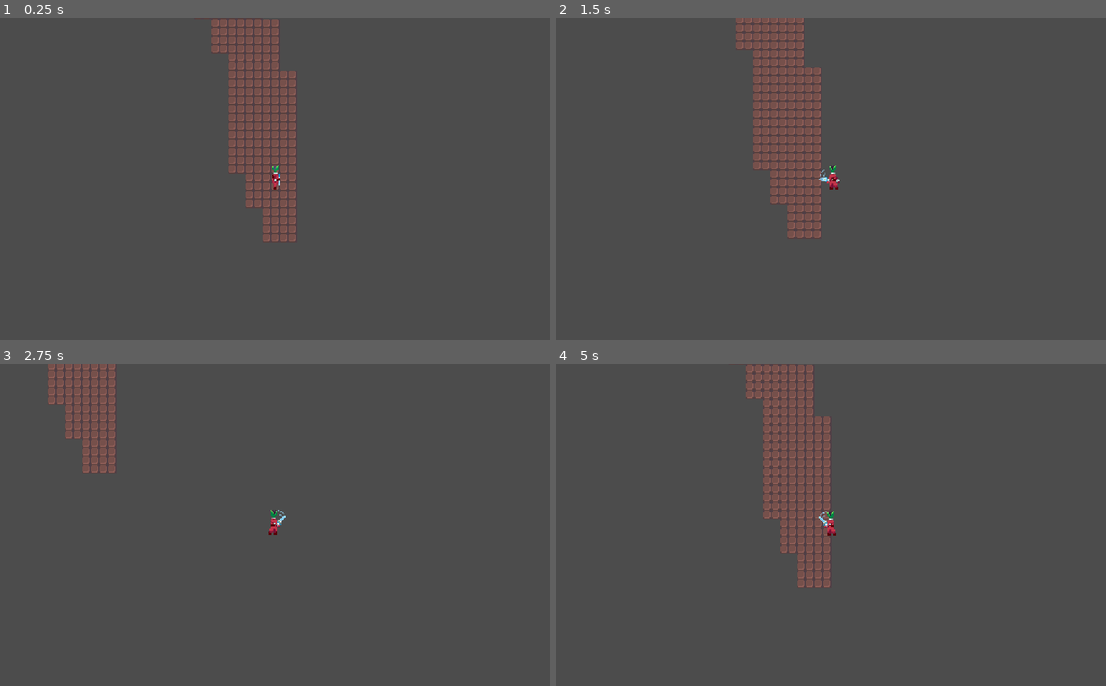
Above: before the commit, frames 1-4 (two rows, left to right).
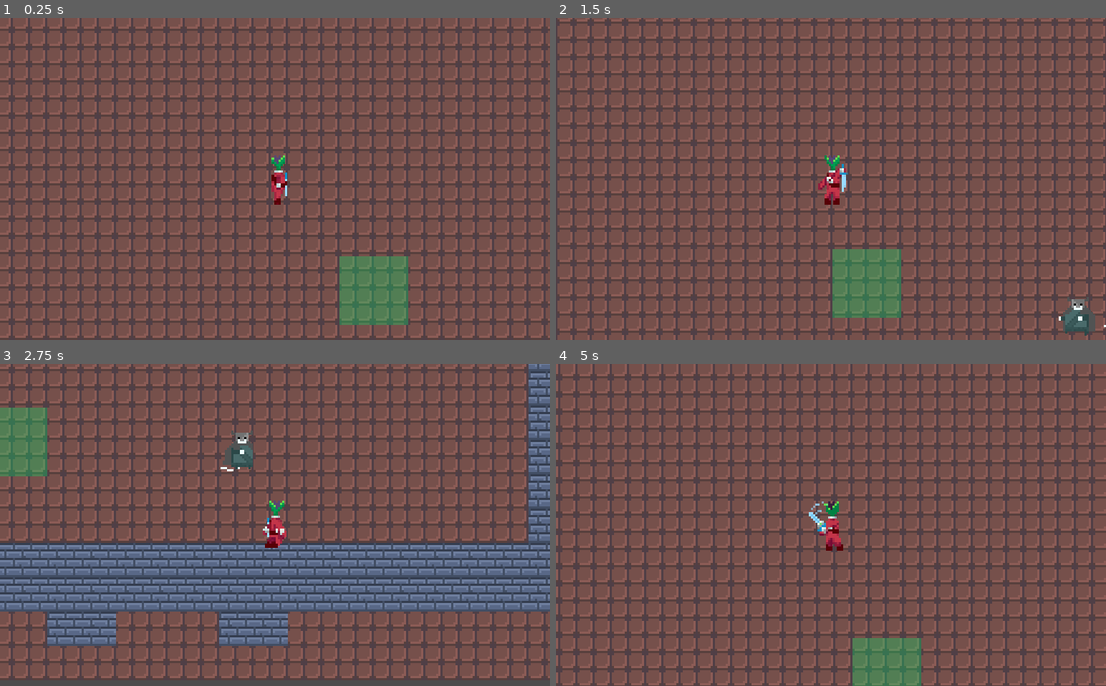
Above: after the commit, the same moments.

Repository: aayushrh/pikmin-Idea
Game: Godot game, scene res://World/World.tscn
Two runs of this game, one before a commit and one after it. Both use one fixed random seed, a clock stepped at 60 frames per second and the inputs below. Before the commit the project starts from res://World/Node2D.tscn.
Inputs (mouse positions are in pixels of both pictures, inside the frame that each line leads up to):
- Up to frame 1 (0.25 s): no input
- Up to frame 2 (1.5 s): tap Enter at 0.5 s; move the mouse to (952, 162) at 0.52 s; hold D (game_right) 0.53-1.28 s; click (952, 162) at 0.6 s; move the mouse to (721, 195) at 1.27 s; hold S (game_down) from 1.28 s (still down); click (721, 195) at 1.35 s
- Up to frame 3 (2.75 s): move the mouse to (330, 454) at 2.02 s; release S (game_down) at 2.03 s; hold D (game_right) from 2.03 s (still down); tap Space (dash) at 2.1 s; click (330, 454) at 2.3 s
- Up to frame 4 (5 s): move the mouse to (803, 589) at 2.77 s; release D (game_right) at 2.78 s; hold W (game_up) 2.78-3.53 s; right-click (803, 589) at 2.85 s; click (803, 589) at 3.05 s; move the mouse to (996, 573) at 3.52 s; hold A (game_left) from 3.53 s (still down); tap - (zoom_in) at 3.6 s; click (996, 573) at 3.8 s; move the mouse to (666, 476) at 4.27 s; tap = (zoom_out) at 4.35 s; click (666, 476) at 4.55 s

The runs differ from the first frame. In frame 1, 69% of the frame differs, in the area x 0-100%, y 0-100%; in frame 2, 68%; in frame 3, 65%; in frame 4, 70%.

Commit message:
Update enemy sprite

Diff:
--- a/Enemy.gd
+++ b/Enemy.gd
@@ -11,8 +11,6 @@
 export(float) var FRICTION = 0.9
 export(int) var MAX_SPEED = 1000
 
-onready var aTree = $AnimationTree
-onready var state = aTree["parameters/playback"]
 
 func _ready():
 	startingPoint = global_position
@@ -24,9 +22,7 @@
 		input_vector = input_vector.normalized()
 
 		if(input_vector != Vector2.ZERO):
-			state.travel("Run")
-			aTree.set("parameters/Idle/blend_position", input_vector)
-			aTree.set("parameters/Run/blend_position", input_vector)
+			$AnimatedSprite.animation = "run"
 			velocity += input_vector * ACCELERATION * delta
 			velocity.clamped(MAX_SPEED)
 
@@ -37,13 +33,16 @@
 
 		var input = -(global_position - wanderPoint).normalized()
 
-		state.travel("Run")
-		aTree.set("parameters/Idle/blend_position", input)
-		aTree.set("parameters/Run/blend_position", input)
+		$AnimatedSprite.animation = "run"
 
 		velocity += input * ACCELERATION * delta
 		velocity.clamped(MAX_SPEED)
 		velocity *= FRICTION
+
+	if velocity.x < 0:
+		scale.x =  -1
+	else:
+		scale.x = 1
 
 	$Pivot.rotation_degrees = atan2(velocity.y, velocity.x) * 180/PI + 90
 
--- a/Enemy.tscn
+++ b/Enemy.tscn
@@ -1,440 +1,216 @@
-[gd_scene load_steps=37 format=2]
+[gd_scene load_steps=48 format=2]
 
 [ext_resource path="res://Enemy.gd" type="Script" id=1]
-[ext_resource path="res://Art/Champions/Arthax.png" type="Texture" id=2]
-
-[sub_resource type="Animation" id=37]
-resource_name = "Attack_Down"
-length = 0.5
-tracks/0/type = "value"
-tracks/0/path = NodePath("Sprite:frame")
-tracks/0/interp = 1
-tracks/0/loop_wrap = true
-tracks/0/imported = false
-tracks/0/enabled = true
-tracks/0/keys = {
-"times": PoolRealArray( 0, 0.1, 0.2, 0.3, 0.4 ),
-"transitions": PoolRealArray( 1, 1, 1, 1, 1 ),
-"update": 1,
-"values": [ 20, 21, 22, 23, 24 ]
-}
-tracks/1/type = "value"
-tracks/1/path = NodePath("Pivot:rotation_degrees")
-tracks/1/interp = 1
-tracks/1/loop_wrap = true
-tracks/1/imported = false
-tracks/1/enabled = true
-tracks/1/keys = {
-"times": PoolRealArray( 0 ),
-"transitions": PoolRealArray( 1 ),
-"update": 1,
-"values": [ 0.0 ]
-}
-tracks/2/type = "value"
-tracks/2/path = NodePath("Pivot/Hitbox/CollisionShape2D:disabled")
-tracks/2/interp = 1
-tracks/2/loop_wrap = true
-tracks/2/imported = false
-tracks/2/enabled = true
-tracks/2/keys = {
-"times": PoolRealArray( 0, 0.5 ),
-"transitions": PoolRealArray( 1, 1 ),
-"update": 1,
-"values": [ false, true ]
-}
-
-[sub_resource type="Animation" id=38]
-resource_name = "Attack_Left"
-length = 0.5
-tracks/0/type = "value"
-tracks/0/path = NodePath("Sprite:frame")
-tracks/0/interp = 1
-tracks/0/loop_wrap = true
-tracks/0/imported = false
-tracks/0/enabled = true
-tracks/0/keys = {
-"times": PoolRealArray( 0, 0.1, 0.2, 0.3, 0.4 ),
-"transitions": PoolRealArray( 1, 1, 1, 1, 1 ),
-"update": 1,
-"values": [ 35, 36, 37, 38, 39 ]
-}
-tracks/1/type = "value"
-tracks/1/path = NodePath("Pivot:rotation_degrees")
-tracks/1/interp = 1
-tracks/1/loop_wrap = true
-tracks/1/imported = false
-tracks/1/enabled = true
-tracks/1/keys = {
-"times": PoolRealArray( 0 ),
-"transitions": PoolRealArray( 1 ),
-"update": 1,
-"values": [ 90.0 ]
-}
-tracks/2/type = "value"
-tracks/2/path = NodePath("Pivot/Hitbox/CollisionShape2D:disabled")
-tracks/2/interp = 1
-tracks/2/loop_wrap = true
-tracks/2/imported = false
-tracks/2/enabled = true
-tracks/2/keys = {
-"times": PoolRealArray( 0, 0.5 ),
-"transitions": PoolRealArray( 1, 1 ),
-"update": 1,
-"values": [ false, true ]
-}
-
-[sub_resource type="Animation" id=39]
-resource_name = "Attack_Right"
-length = 0.5
-tracks/0/type = "value"
-tracks/0/path = NodePath("Sprite:frame")
-tracks/0/interp = 1
-tracks/0/loop_wrap = true
-tracks/0/imported = false
-tracks/0/enabled = true
-tracks/0/keys = {
-"times": PoolRealArray( 0, 0.1, 0.2, 0.3, 0.4 ),
-"transitions": PoolRealArray( 1, 1, 1, 1, 1 ),
-"update": 1,
-"values": [ 30, 31, 32, 33, 34 ]
-}
-tracks/1/type = "value"
-tracks/1/path = NodePath("Pivot:rotation_degrees")
-tracks/1/interp = 1
-tracks/1/loop_wrap = true
-tracks/1/imported = false
-tracks/1/enabled = true
-tracks/1/keys = {
-"times": PoolRealArray( 0 ),
-"transitions": PoolRealArray( 1 ),
-"update": 1,
-"values": [ -90.0 ]
-}
-tracks/2/type = "value"
-tracks/2/path = NodePath("Pivot/Hitbox/CollisionShape2D:disabled")
-tracks/2/interp = 1
-tracks/2/loop_wrap = true
-tracks/2/imported = false
-tracks/2/enabled = true
-tracks/2/keys = {
-"times": PoolRealArray( 0, 0.5 ),
-"transitions": PoolRealArray( 1, 1 ),
-"update": 1,
-"values": [ false, true ]
-}
-
-[sub_resource type="Animation" id=40]
-resource_name = "Attack_Up"
-length = 0.5
-tracks/0/type = "value"
-tracks/0/path = NodePath("Sprite:frame")
-tracks/0/interp = 1
-tracks/0/loop_wrap = true
-tracks/0/imported = false
-tracks/0/enabled = true
-tracks/0/keys = {
-"times": PoolRealArray( 0, 0.1, 0.2, 0.3, 0.4 ),
-"transitions": PoolRealArray( 1, 1, 1, 1, 1 ),
-"update": 1,
-"values": [ 25, 26, 27, 28, 29 ]
-}
-tracks/1/type = "value"
-tracks/1/path = NodePath("Pivot:rotation_degrees")
-tracks/1/interp = 1
-tracks/1/loop_wrap = true
-tracks/1/imported = false
-tracks/1/enabled = true
-tracks/1/keys = {
-"times": PoolRealArray( 0 ),
-"transitions": PoolRealArray( 1 ),
-"update": 1,
-"values": [ 180.0 ]
-}
-tracks/2/type = "value"
-tracks/2/path = NodePath("Pivot/Hitbox/CollisionShape2D:disabled")
-tracks/2/interp = 1
-tracks/2/loop_wrap = true
-tracks/2/imported = false
-tracks/2/enabled = true
-tracks/2/keys = {
-"times": PoolRealArray( 0, 0.5 ),
-"transitions": PoolRealArray( 1, 1 ),
-"update": 1,
-"values": [ false, true ]
-}
-
-[sub_resource type="Animation" id=41]
-resource_name = "Idle_Down"
-length = 0.1
-loop = true
-tracks/0/type = "value"
-tracks/0/path = NodePath("Sprite:frame")
-tracks/0/interp = 1
-tracks/0/loop_wrap = true
-tracks/0/imported = false
-tracks/0/enabled = true
-tracks/0/keys = {
-"times": PoolRealArray( 0 ),
-"transitions": PoolRealArray( 1 ),
-"update": 1,
-"values": [ 0 ]
-}
-
-[sub_resource type="Animation" id=42]
-resource_name = "Idle_Left"
-length = 0.1
-loop = true
-tracks/0/type = "value"
-tracks/0/path = NodePath("Sprite:frame")
-tracks/0/interp = 1
-tracks/0/loop_wrap = true
-tracks/0/imported = false
-tracks/0/enabled = true
-tracks/0/keys = {
-"times": PoolRealArray( 0 ),
-"transitions": PoolRealArray( 1 ),
-"update": 1,
-"values": [ 15 ]
-}
-
-[sub_resource type="Animation" id=43]
-resource_name = "Idle_Right"
-length = 0.1
-loop = true
-tracks/0/type = "value"
-tracks/0/path = NodePath("Sprite:frame")
-tracks/0/interp = 1
-tracks/0/loop_wrap = true
-tracks/0/imported = false
-tracks/0/enabled = true
-tracks/0/keys = {
-"times": PoolRealArray( 0 ),
-"transitions": PoolRealArray( 1 ),
-"update": 1,
-"values": [ 10 ]
-}
-
-[sub_resource type="Animation" id=44]
-resource_name = "Idle_Up"
-length = 0.1
-loop = true
-tracks/0/type = "value"
-tracks/0/path = NodePath("Sprite:frame")
-tracks/0/interp = 1
-tracks/0/loop_wrap = true
-tracks/0/imported = false
-tracks/0/enabled = true
-tracks/0/keys = {
-"times": PoolRealArray( 0 ),
-"transitions": PoolRealArray( 1 ),
-"update": 1,
-"values": [ 5 ]
-}
-
-[sub_resource type="Animation" id=45]
-length = 0.001
-tracks/0/type = "value"
-tracks/0/path = NodePath("Sprite:frame")
-tracks/0/interp = 1
-tracks/0/loop_wrap = true
-tracks/0/imported = false
-tracks/0/enabled = true
-tracks/0/keys = {
-"times": PoolRealArray( 0 ),
-"transitions": PoolRealArray( 1 ),
-"update": 0,
-"values": [ 5 ]
-}
-tracks/1/type = "value"
-tracks/1/path = NodePath("Pivot:rotation_degrees")
-tracks/1/interp = 1
-tracks/1/loop_wrap = true
-tracks/1/imported = false
-tracks/1/enabled = true
-tracks/1/keys = {
-"times": PoolRealArray( 0 ),
-"transitions": PoolRealArray( 1 ),
-"update": 0,
-"values": [ 0.0 ]
-}
-tracks/2/type = "value"
-tracks/2/path = NodePath("Pivot/Hitbox/CollisionShape2D:disabled")
-tracks/2/interp = 1
-tracks/2/loop_wrap = true
-tracks/2/imported = false
-tracks/2/enabled = true
-tracks/2/keys = {
-"times": PoolRealArray( 0 ),
-"transitions": PoolRealArray( 1 ),
-"update": 0,
-"values": [ false ]
-}
-
-[sub_resource type="Animation" id=46]
-resource_name = "Run_Down"
-length = 0.5
-loop = true
-tracks/0/type = "value"
-tracks/0/path = NodePath("Sprite:frame")
-tracks/0/interp = 1
-tracks/0/loop_wrap = true
-tracks/0/imported = false
-tracks/0/enabled = true
-tracks/0/keys = {
-"times": PoolRealArray( 0, 0.1, 0.2, 0.3, 0.4 ),
-"transitions": PoolRealArray( 1, 1, 1, 1, 1 ),
-"update": 1,
-"values": [ 0, 1, 2, 3, 4 ]
-}
-
-[sub_resource type="Animation" id=47]
-resource_name = "Run_Left"
-length = 0.5
-loop = true
-tracks/0/type = "value"
-tracks/0/path = NodePath("Sprite:frame")
-tracks/0/interp = 1
-tracks/0/loop_wrap = true
-tracks/0/imported = false
-tracks/0/enabled = true
-tracks/0/keys = {
-"times": PoolRealArray( 0, 0.1, 0.2, 0.3, 0.4 ),
-"transitions": PoolRealArray( 1, 1, 1, 1, 1 ),
-"update": 1,
-"values": [ 15, 16, 17, 18, 19 ]
-}
-
-[sub_resource type="Animation" id=48]
-resource_name = "Run_Right"
-length = 0.5
-loop = true
-tracks/0/type = "value"
-tracks/0/path = NodePath("Sprite:frame")
-tracks/0/interp = 1
-tracks/0/loop_wrap = true
-tracks/0/imported = false
-tracks/0/enabled = true
-tracks/0/keys = {
-"times": PoolRealArray( 0, 0.1, 0.2, 0.3, 0.4 ),
-"transitions": PoolRealArray( 1, 1, 1, 1, 1 ),
-"update": 1,
-"values": [ 10, 11, 12, 13, 14 ]
-}
-
-[sub_resource type="Animation" id=49]
-resource_name = "Run_Up"
-length = 0.5
-loop = true
-tracks/0/type = "value"
-tracks/0/path = NodePath("Sprite:frame")
-tracks/0/interp = 1
-tracks/0/loop_wrap = true
-tracks/0/imported = false
-tracks/0/enabled = true
-tracks/0/keys = {
-"times": PoolRealArray( 0, 0.1, 0.2, 0.3, 0.4 ),
-"transitions": PoolRealArray( 1, 1, 1, 1, 1 ),
-"update": 1,
-"values": [ 5, 6, 7, 8, 9 ]
-}
-
-[sub_resource type="AnimationNodeAnimation" id=50]
-animation = "Attack_Up"
-
-[sub_resource type="AnimationNodeAnimation" id=51]
-animation = "Attack_Down"
-
-[sub_resource type="AnimationNodeAnimation" id=52]
-animation = "Attack_Left"
-
-[sub_resource type="AnimationNodeAnimation" id=53]
-animation = "Attack_Right"
-
-[sub_resource type="AnimationNodeBlendSpace2D" id=33]
-blend_point_0/node = SubResource( 50 )
-blend_point_0/pos = Vector2( 0, -1 )
-blend_point_1/node = SubResource( 51 )
-blend_point_1/pos = Vector2( 0, 1 )
-blend_point_2/node = SubResource( 52 )
-blend_point_2/pos = Vector2( -1, 0 )
-blend_point_3/node = SubResource( 53 )
-blend_point_3/pos = Vector2( 1, 0 )
-blend_mode = 1
-
-[sub_resource type="AnimationNodeAnimation" id=54]
-animation = "Idle_Up"
-
-[sub_resource type="AnimationNodeAnimation" id=55]
-animation = "Idle_Down"
-
-[sub_resource type="AnimationNodeAnimation" id=56]
-animation = "Idle_Left"
-
-[sub_resource type="AnimationNodeAnimation" id=57]
-animation = "Idle_Right"
-
-[sub_resource type="AnimationNodeBlendSpace2D" id=14]
-blend_point_0/node = SubResource( 54 )
-blend_point_0/pos = Vector2( 0, -1 )
-blend_point_1/node = SubResource( 55 )
-blend_point_1/pos = Vector2( 0, 1 )
-blend_point_2/node = SubResource( 56 )
-blend_point_2/pos = Vector2( -1, 0 )
-blend_point_3/node = SubResource( 57 )
-blend_point_3/pos = Vector2( 1, 0 )
-
-[sub_resource type="AnimationNodeAnimation" id=58]
-animation = "Run_Up"
-
-[sub_resource type="AnimationNodeAnimation" id=59]
-animation = "Run_Down"
-
-[sub_resource type="AnimationNodeAnimation" id=60]
-animation = "Run_Left"
-
-[sub_resource type="AnimationNodeAnimation" id=61]
-animation = "Run_Right"
-
-[sub_resource type="AnimationNodeBlendSpace2D" id=19]
-blend_point_0/node = SubResource( 58 )
-blend_point_0/pos = Vector2( 0, -1 )
-blend_point_1/node = SubResource( 59 )
-blend_point_1/pos = Vector2( 0, 1 )
-blend_point_2/node = SubResource( 60 )
-blend_point_2/pos = Vector2( -1, 0 )
-blend_point_3/node = SubResource( 61 )
-blend_point_3/pos = Vector2( 1, 0 )
-
-[sub_resource type="AnimationNodeStateMachineTransition" id=20]
-
-[sub_resource type="AnimationNodeStateMachineTransition" id=34]
-
-[sub_resource type="AnimationNodeStateMachineTransition" id=35]
-
-[sub_resource type="AnimationNodeStateMachineTransition" id=36]
-
-[sub_resource type="AnimationNodeStateMachine" id=62]
-states/Attack/node = SubResource( 33 )
-states/Attack/position = Vector2( 249.5, 143 )
-states/Idle/node = SubResource( 14 )
-states/Idle/position = Vector2( 224.5, 74.5 )
-states/Run/node = SubResource( 19 )
-states/Run/position = Vector2( 374, 84 )
-transitions = [ "Idle", "Run", SubResource( 20 ), "Run", "Idle", SubResource( 34 ), "Attack", "Idle", SubResource( 35 ), "Idle", "Attack", SubResource( 36 ) ]
-start_node = "Idle"
-
-[sub_resource type="AnimationNodeStateMachinePlayback" id=63]
+[ext_resource path="res://Spirit Boxer/attack 1.png" type="Texture" id=2]
+[ext_resource path="res://Spirit Boxer/Damaged & Death.png" type="Texture" id=3]
+[ext_resource path="res://Spirit Boxer/Idle.png" type="Texture" id=4]
+[ext_resource path="res://Spirit Boxer/attack 2.png" type="Texture" id=5]
+[ext_resource path="res://Spirit Boxer/Run.png" type="Texture" id=6]
+
+[sub_resource type="AtlasTexture" id=72]
+atlas = ExtResource( 2 )
+region = Rect2( 0, 0, 137, 44 )
+
+[sub_resource type="AtlasTexture" id=73]
+atlas = ExtResource( 2 )
+region = Rect2( 0, 44, 137, 44 )
+
+[sub_resource type="AtlasTexture" id=74]
+atlas = ExtResource( 2 )
+region = Rect2( 0, 88, 137, 44 )
+
+[sub_resource type="AtlasTexture" id=75]
+atlas = ExtResource( 2 )
+region = Rect2( 0, 132, 137, 44 )
+
+[sub_resource type="AtlasTexture" id=76]
+atlas = ExtResource( 2 )
+region = Rect2( 0, 176, 137, 44 )
+
+[sub_resource type="AtlasTexture" id=77]
+atlas = ExtResource( 2 )
+region = Rect2( 0, 220, 137, 44 )
+
+[sub_resource type="AtlasTexture" id=78]
+atlas = ExtResource( 5 )
+region = Rect2( 0, 0, 137, 44 )
+
+[sub_resource type="AtlasTexture" id=79]
+atlas = ExtResource( 5 )
+region = Rect2( 0, 44, 137, 44 )
+
+[sub_resource type="AtlasTexture" id=80]
+atlas = ExtResource( 5 )
+region = Rect2( 0, 88, 137, 44 )
+
+[sub_resource type="AtlasTexture" id=81]
+atlas = ExtResource( 5 )
+region = Rect2( 0, 132, 137, 44 )
+
+[sub_resource type="AtlasTexture" id=82]
+atlas = ExtResource( 5 )
+region = Rect2( 0, 176, 137, 44 )
+
+[sub_resource type="AtlasTexture" id=83]
+atlas = ExtResource( 5 )
+region = Rect2( 0, 220, 137, 44 )
+
+[sub_resource type="AtlasTexture" id=84]
+atlas = ExtResource( 5 )
+region = Rect2( 0, 264, 137, 44 )
+
+[sub_resource type="AtlasTexture" id=85]
+atlas = ExtResource( 5 )
+region = Rect2( 0, 308, 137, 44 )
+
+[sub_resource type="AtlasTexture" id=86]
+atlas = ExtResource( 5 )
+region = Rect2( 0, 352, 137, 44 )
+
+[sub_resource type="AtlasTexture" id=87]
+atlas = ExtResource( 5 )
+region = Rect2( 0, 396, 137, 44 )
+
+[sub_resource type="AtlasTexture" id=88]
+atlas = ExtResource( 5 )
+region = Rect2( 0, 440, 137, 44 )
+
+[sub_resource type="AtlasTexture" id=89]
+atlas = ExtResource( 5 )
+region = Rect2( 0, 484, 137, 44 )
+
+[sub_resource type="AtlasTexture" id=90]
+atlas = ExtResource( 5 )
+region = Rect2( 0, 528, 137, 44 )
+
+[sub_resource type="AtlasTexture" id=64]
+atlas = ExtResource( 3 )
+region = Rect2( 0, 0, 137, 44 )
+
+[sub_resource type="AtlasTexture" id=65]
+atlas = ExtResource( 3 )
+region = Rect2( 0, 44, 137, 44 )
+
+[sub_resource type="AtlasTexture" id=66]
+atlas = ExtResource( 3 )
+region = Rect2( 0, 88, 137, 44 )
+
+[sub_resource type="AtlasTexture" id=91]
+atlas = ExtResource( 3 )
+region = Rect2( 0, 176, 137, 44 )
+
+[sub_resource type="AtlasTexture" id=92]
+atlas = ExtResource( 3 )
+region = Rect2( 0, 220, 137, 44 )
+
+[sub_resource type="AtlasTexture" id=93]
+atlas = ExtResource( 3 )
+region = Rect2( 0, 264, 137, 44 )
+
+[sub_resource type="AtlasTexture" id=94]
+atlas = ExtResource( 3 )
+region = Rect2( 0, 308, 137, 44 )
+
+[sub_resource type="AtlasTexture" id=95]
+atlas = ExtResource( 3 )
+region = Rect2( 0, 352, 137, 44 )
+
+[sub_resource type="AtlasTexture" id=96]
+atlas = ExtResource( 3 )
+region = Rect2( 0, 396, 137, 44 )
+
+[sub_resource type="AtlasTexture" id=97]
+atlas = ExtResource( 3 )
+region = Rect2( 0, 440, 137, 44 )
+
+[sub_resource type="AtlasTexture" id=98]
+atlas = ExtResource( 3 )
+region = Rect2( 0, 484, 137, 44 )
+
+[sub_resource type="AtlasTexture" id=67]
+atlas = ExtResource( 4 )
+region = Rect2( 0, 0, 137, 44 )
+
+[sub_resource type="AtlasTexture" id=68]
+atlas = ExtResource( 4 )
+region = Rect2( 0, 44, 137, 44 )
+
+[sub_resource type="AtlasTexture" id=69]
+atlas = ExtResource( 4 )
+region = Rect2( 0, 88, 137, 44 )
+
+[sub_resource type="AtlasTexture" id=70]
+atlas = ExtResource( 4 )
+region = Rect2( 0, 132, 137, 44 )
+
+[sub_resource type="AtlasTexture" id=99]
+atlas = ExtResource( 6 )
+region = Rect2( 0, 0, 137, 44 )
+
+[sub_resource type="AtlasTexture" id=100]
+atlas = ExtResource( 6 )
+region = Rect2( 0, 44, 137, 44 )
+
+[sub_resource type="AtlasTexture" id=101]
+atlas = ExtResource( 6 )
+region = Rect2( 0, 88, 137, 44 )
+
+[sub_resource type="AtlasTexture" id=102]
+atlas = ExtResource( 6 )
+region = Rect2( 0, 132, 137, 44 )
+
+[sub_resource type="AtlasTexture" id=103]
+atlas = ExtResource( 6 )
+region = Rect2( 0, 176, 137, 44 )
+
+[sub_resource type="AtlasTexture" id=104]
+atlas = ExtResource( 6 )
+region = Rect2( 0, 220, 137, 44 )
+
+[sub_resource type="SpriteFrames" id=71]
+animations = [ {
+"frames": [ SubResource( 72 ), SubResource( 73 ), SubResource( 74 ), SubResource( 75 ), SubResource( 76 ), SubResource( 77 ) ],
+"loop": true,
+"name": "attack1",
+"speed": 8.0
+}, {
+"frames": [ SubResource( 78 ), SubResource( 79 ), SubResource( 80 ), SubResource( 81 ), SubResource( 82 ), SubResource( 83 ), SubResource( 84 ), SubResource( 85 ), SubResource( 86 ), SubResource( 87 ), SubResource( 88 ), SubResource( 89 ), SubResource( 90 ) ],
+"loop": true,
+"name": "attack2",
+"speed": 12.0
+}, {
+"frames": [ SubResource( 64 ), SubResource( 65 ), SubResource( 66 ) ],
+"loop": true,
+"name": "damage",
+"speed": 5.0
+}, {
+"frames": [ SubResource( 91 ), SubResource( 92 ), SubResource( 93 ), SubResource( 94 ), SubResource( 95 ), SubResource( 96 ), SubResource( 97 ), SubResource( 98 ) ],
+"loop": true,
+"name": "death",
+"speed": 8.0
+}, {
+"frames": [ SubResource( 67 ), SubResource( 68 ), SubResource( 69 ), SubResource( 70 ) ],
+"loop": true,
+"name": "idle",
+"speed": 8.0
+}, {
+"frames": [ SubResource( 99 ), SubResource( 100 ), SubResource( 101 ), SubResource( 102 ), SubResource( 103 ), SubResource( 104 ) ],
+"loop": true,
+"name": "run",
+"speed": 8.0
+} ]
 
 [node name="Enemy" type="KinematicBody2D"]
 script = ExtResource( 1 )
 ACCELERATION = 400
 MAX_SPEED = 400
 
-[node name="Sprite" type="Sprite" parent="."]
-texture = ExtResource( 2 )
-hframes = 5
-vframes = 8
-frame = 5
+[node name="AnimatedSprite" type="AnimatedSprite" parent="."]
+position = Vector2( 53, -6 )
+frames = SubResource( 71 )
+animation = "idle"
+frame = 1
+playing = true
 
 [node name="Pivot" type="Position2D" parent="."]
 
@@ -445,29 +221,5 @@
 [node name="CollisionPolygon2D" type="CollisionPolygon2D" parent="Pivot/Vision"]
 polygon = PoolVector2Array( -5, -4, 6, -4, 46, -114, -47, -114 )
 
-[node name="AnimationPlayer" type="AnimationPlayer" parent="."]
-anims/Attack_Down = SubResource( 37 )
-anims/Attack_Left = SubResource( 38 )
-anims/Attack_Right = SubResource( 39 )
-anims/Attack_Up = SubResource( 40 )
-anims/Idle_Down = SubResource( 41 )
-anims/Idle_Left = SubResource( 42 )
-anims/Idle_Right = SubResource( 43 )
-anims/Idle_Up = SubResource( 44 )
-anims/RESET = SubResource( 45 )
-anims/Run_Down = SubResource( 46 )
-anims/Run_Left = SubResource( 47 )
-anims/Run_Right = SubResource( 48 )
-anims/Run_Up = SubResource( 49 )
-
-[node name="AnimationTree" type="AnimationTree" parent="."]
-tree_root = SubResource( 62 )
-anim_player = NodePath("../AnimationPlayer")
-active = true
-parameters/playback = SubResource( 63 )
-parameters/Attack/blend_position = Vector2( 0, -1 )
-parameters/Idle/blend_position = Vector2( -1, 0 )
-parameters/Run/blend_position = Vector2( 0, 0 )
-
 [connection signal="body_entered" from="Pivot/Vision" to="." method="_on_Vision_body_entered"]
 [connection signal="body_exited" from="Pivot/Vision" to="." method="_on_Vision_body_exited"]
--- a/Player/Player.tscn
+++ b/Player/Player.tscn
@@ -441,19 +441,13 @@
 switch_mode = 2
 
 [sub_resource type="AnimationNodeStateMachineTransition" id=43]
-switch_mode = 2
 
 [sub_resource type="AnimationNodeStateMachineTransition" id=44]
-switch_mode = 2
 
 [sub_resource type="AnimationNodeStateMachineTransition" id=51]
 switch_mode = 2
 
 [sub_resource type="AnimationNodeStateMachineTransition" id=52]
-switch_mode = 2
-
-[sub_resource type="AnimationNodeStateMachineTransition" id=62]
-switch_mode = 2
 
 [sub_resource type="AnimationNodeStateMachine" id=21]
 states/Attack/node = SubResource( 37 )
@@ -475,8 +469,8 @@
 height = 3.94196
 
 [sub_resource type="CapsuleShape2D" id=28]
-radius = 12.0
-height = 6.00002
+radius = 3.99951
+height = 13.9983
 
 [node name="Player" type="KinematicBody2D"]
 collision_layer = 3
--- a/World/Swampy.tscn
+++ b/World/Swampy.tscn
@@ -3,7 +3,7 @@
 [ext_resource path="res://World/Swampy.gd" type="Script" id=1]
 
 [sub_resource type="RectangleShape2D" id=1]
-extents = Vector2( 16, 16 )
+extents = Vector2( 8, 8 )
 
 [node name="Swampy" type="Node2D"]
 script = ExtResource( 1 )
--- a/project.godot
+++ b/project.godot
@@ -11,7 +11,7 @@
 [application]
 
 config/name="Pikmin Remake"
-run/main_scene="res://World/Node2D.tscn"
+run/main_scene="res://World/World.tscn"
 config/icon="res://icon.png"
 
 [display]
Not shown: 1 places in Player/Player.tscn that only renumber resources
Binary file added: Spirit Boxer/All Attacks.png
Not shown, added: Spirit Boxer/All Attacks.png.import
Binary file added: Spirit Boxer/Damaged & Death.png
Not shown, added: Spirit Boxer/Damaged & Death.png.import
Binary file added: Spirit Boxer/Idle.png
Not shown, added: Spirit Boxer/Idle.png.import
Binary file added: Spirit Boxer/Run.png
Not shown, added: Spirit Boxer/Run.png.import
Binary file added: Spirit Boxer/attack 1.png
Not shown, added: Spirit Boxer/attack 1.png.import
Binary file added: Spirit Boxer/attack 2.png
(and 3 more such lines)
